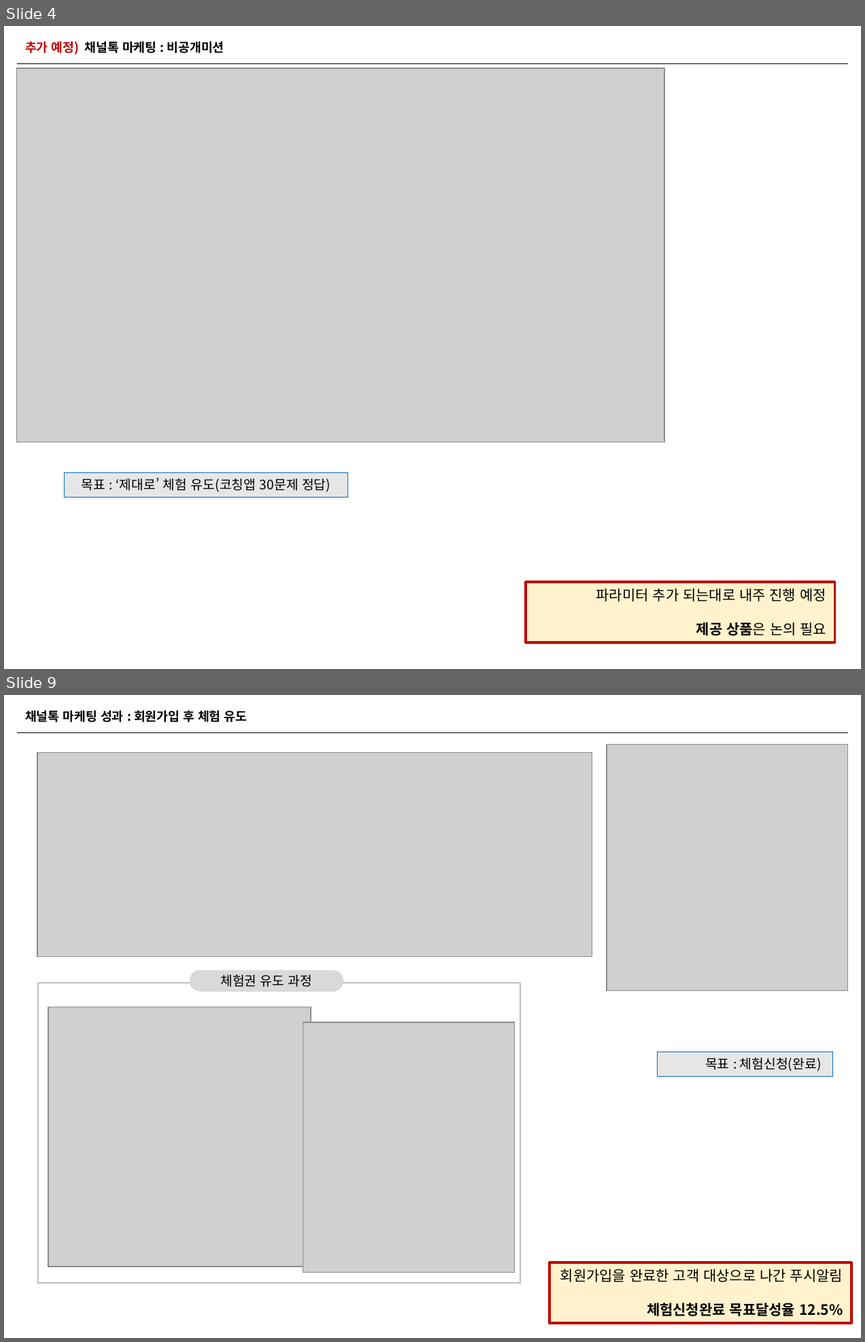
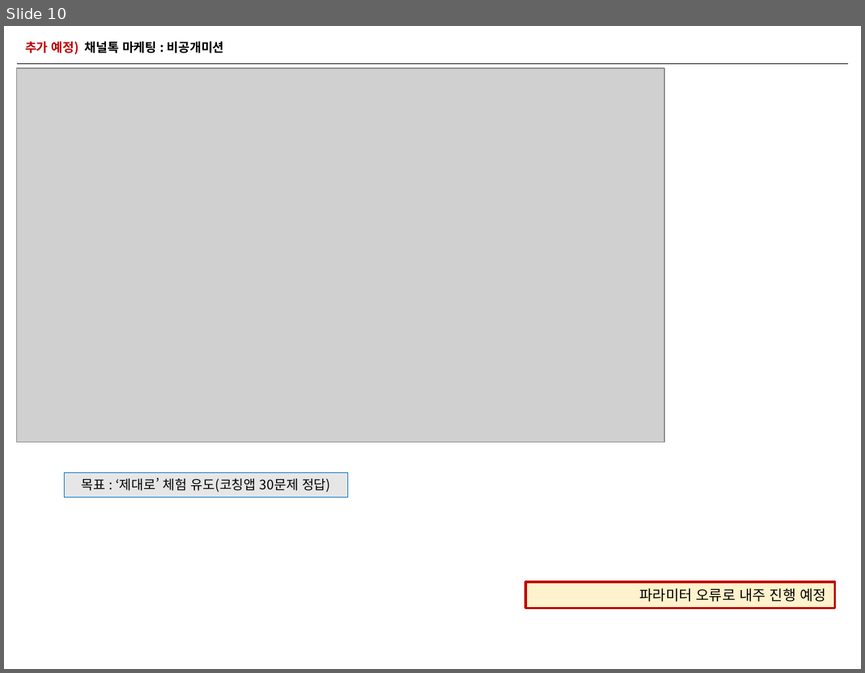
Before and after one commit to naxvinci/marketing, a slide deck: 업무보고0108.pptx. Shown one above the other, each under a label of ours: slides 4 and 9 before the commit, slide 10 after it; the slides between them are not shown. The pictures are 865x1342 and 865x673 pixels, drawn with LibreOffice and Linux fonts; fonts in the diff are those of the drawing; grey boxes stand for pictures. Boxes give left, top, right and bottom in pixels: in the first picture for what was removed or moved away, otherwise in the second. Text is boxed around its words. In the diff, an @@ line names an element or a change of style, - is before the commit and + after.

```diff
--- a/업무보고0108.pptx
+++ b/업무보고0108.pptx
@@ slide 9 removed at (x1=4, y1=695, x2=861, y2=1338), background #FFFFFF @@
@@ text removed at (x1=25, y1=710, x2=247, y2=722) @@
-채널톡 마케팅 성과 : 회원가입 후 체험 유도
@@ line removed from (17, 732) to (848, 732) @@
@@ picture removed at (x1=37, y1=752, x2=592, y2=957) @@
@@ picture removed at (x1=606, y1=745, x2=847, y2=991) @@
@@ rounded rectangle removed at (x1=189, y1=970, x2=343, y2=991) @@
-체험권 유도 과정
@@ rectangle removed at (x1=38, y1=983, x2=521, y2=1283) @@
@@ picture removed at (x1=49, y1=1007, x2=311, y2=1266) @@
@@ picture removed at (x1=303, y1=1022, x2=515, y2=1272) @@
@@ rectangle removed at (x1=657, y1=1051, x2=832, y2=1076) @@
-목표 : 체험신청(완료)
@@ rectangle removed at (x1=549, y1=1262, x2=851, y2=1323) @@
-회원가입을 완료한 고객 대상으로 나간 푸시알림
-체험신청완료 목표달성율 12.5%
@@ what was slide 4 is now slide 10 @@
@@ slide 10 changed as well @@
@@ rectangle "파라미터 오류로 내주 진행 예정" resized from (x1=526, y1=582, x2=835, y2=643) to (x1=526, y1=582, x2=835, y2=608) @@
@@ text in rectangle at (x1=640, y1=588, x2=826, y2=601): text changed @@
-파라미터 추가 되는대로 내주 진행 예정
-제공 상품은 논의 필요
+파라미터 오류로 내주 진행 예정
```
Also in this commit, not shown: 5 other slides changed, 6 slides added, 7 other slides removed, 2 other files.
